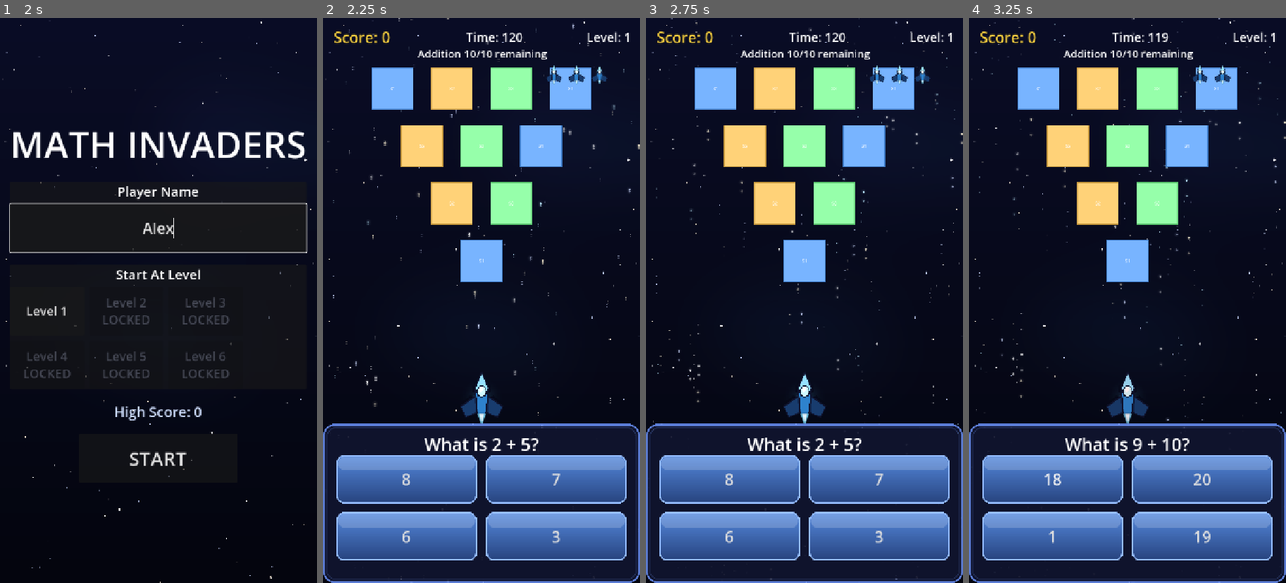
Above: before the commit, frames 1-4 (left to right).
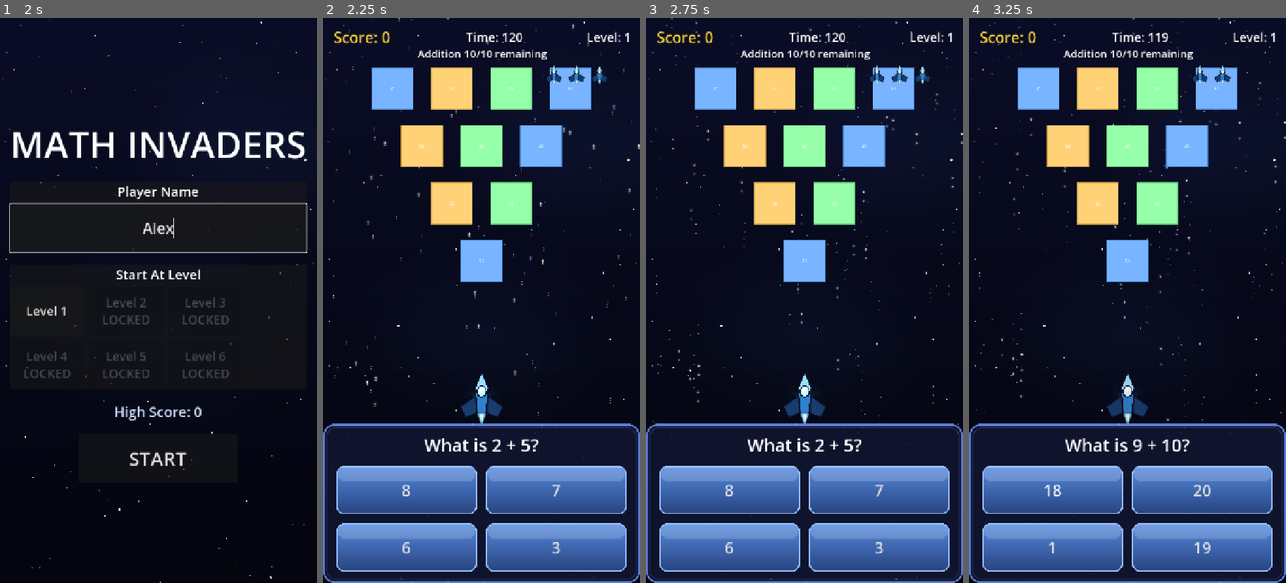
Above: after the commit, the same moments.

Repository: rajeshja/Math-Invaders-SDD
Game: Godot game, scene res://scenes/splash_screen.tscn
Two runs of this game, one before a commit and one after it. Both use one fixed random seed, a clock stepped at 60 frames per second and the inputs below. Sound files missing from this copy of the repository are replaced by a short silence.
Inputs (mouse positions are in pixels of both pictures, inside the frame that each line leads up to):
- Up to frame 1 (2 s): tap Enter at 0.5 s; move the mouse to (228, 272) at 0.52 s; hold Shift 0.53-1.25 s; click (228, 272) at 0.67 s; click (158, 227) at 1.27 s; type "Alex" at 1.35 s
- Up to frame 2 (2.25 s): click "Level 1" at 2 s
- Up to frame 3 (2.75 s): no input
- Up to frame 4 (3.25 s): click "8" at 2.75 s

Frame 1 is identical in both runs. In frame 2, 11% of the frame differs, in the area x 4-96%, y 74-98%; in frame 3, 11%; in frame 4, 12%.

Commit message:
Implementation of Phase 20. Fraction display fixes.

Diff:
--- a/scenes/question_panel.tscn
+++ b/scenes/question_panel.tscn
@@ -37,8 +37,8 @@
 layout_mode = 1
 anchors_preset = 10
 anchor_right = 1.0
-offset_top = 16.0
-offset_bottom = 76.0
+offset_top = 8.0
+offset_bottom = 88.0
 theme_override_font_sizes/font_size = 40
 horizontal_alignment = 1
 vertical_alignment = 1
@@ -52,9 +52,9 @@
 anchor_right = 0.5
 anchor_bottom = 0.5
 offset_left = -330.0
-offset_top = -110.0
+offset_top = -85.0
 offset_right = 330.0
-offset_bottom = 130.0
+offset_bottom = 155.0
 columns = 2
 theme_override_constants/h_separation = 20
 theme_override_constants/v_separation = 20
--- a/scripts/question_panel.gd
+++ b/scripts/question_panel.gd
@@ -177,10 +177,11 @@
 	_question_stack_host.mouse_filter = Control.MOUSE_FILTER_IGNORE
 	_question_stack_host.visible = false
 	_panel.add_child(_question_stack_host)
-	# Mirror the QuestionLabel's rect (anchors_preset top-wide, y 16..76).
+	# Mirror the QuestionLabel's rect (anchors_preset top-wide, y 8..88).
 	_question_stack_host.set_anchors_preset(Control.PRESET_TOP_WIDE)
-	_question_stack_host.offset_top = 16.0
-	_question_stack_host.offset_bottom = 76.0
+	_question_stack_host.size_flags_horizontal = Control.SIZE_EXPAND_FILL
+	_question_stack_host.offset_top = 8.0
+	_question_stack_host.offset_bottom = 88.0
 	_question_stack_host.mouse_filter = Control.MOUSE_FILTER_IGNORE
 
 
@@ -203,7 +204,9 @@
 ## button: [whole] [numerator / bar / denominator], all mouse-transparent
 ## so the parent Button keeps every tap (FR13.4).
 func _build_button_stack(layout: Dictionary) -> Control:
-	return _build_fraction_control(layout, STACK_FONT_LARGE)
+	var control := _build_fraction_control(layout, STACK_FONT_LARGE)
+	control.set_anchors_preset(Control.PRESET_FULL_RECT)
+	return control
 
 
 func _build_fraction_control(layout: Dictionary, base_font_size: int) -> Control:
--- /dev/null
+++ b/test/unit/test_question_panel_layout.gd
@@ -0,0 +1,32 @@
+## Phase 20 fraction question & answer layout tests (FR20.1/FR20.2):
+## the stacked-fraction control added to each answer button fills the
+## button (PRESET_FULL_RECT) so its ALIGNMENT_CENTER takes effect, and the
+## code-built question stack host spans the panel width (SIZE_EXPAND_FILL)
+## so fraction questions read centered.
+extends GutTest
+
+const QuestionPanelScene := preload("res://scenes/question_panel.tscn")
+
+var panel: Node
+
+
+func before_each() -> void:
+	panel = QuestionPanelScene.instantiate()
+	add_child_autofree(panel)
+
+
+func test_button_stack_fills_the_button() -> void:
+	var layout := {"numerator": 3, "denominator": 4}
+	var control: Control = panel._build_button_stack(layout)
+
+	assert_eq(control.anchor_left, 0.0, "fills left edge")
+	assert_eq(control.anchor_top, 0.0, "fills top edge")
+	assert_eq(control.anchor_right, 1.0, "fills right edge")
+	assert_eq(control.anchor_bottom, 1.0, "fills bottom edge")
+
+
+func test_question_stack_host_expands_horizontally() -> void:
+	var host: Control = panel._question_stack_host
+
+	assert_ne(host.size_flags_horizontal & Control.SIZE_EXPAND_FILL, 0,
+			"host spans the panel width so segments center")
Not shown, added: fractions-bug.png.import
Not shown, added: test/unit/test_question_panel_layout.gd.uid
